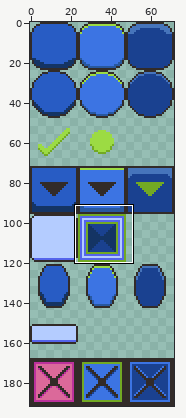
Edited in one commit: sprite sheet (MachinaAssets/Content/images/button-ninepatches.png). Above: a wide view before the commit, with the close-up outlined.
Close-up. As it was:
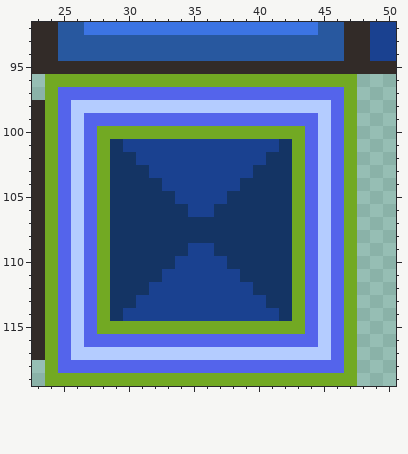
The file is 72x192 pixels. Shown: x 23..50, y 92..119.
The result:
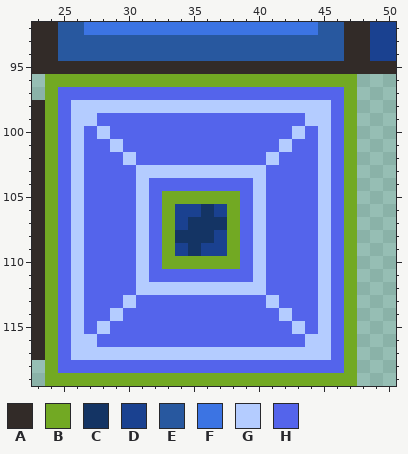
Palette (. is transparent): A #322b28  B #72a923  C #143464  D #1a4190  E #28589f  F #3c74e3  G #b4ccff  H #5464eb
The exact change:
@@ x 23..50 @@
  98 ABHGGGGGGGGGGGGGGGGGGGGHB...
- 99 ABHGHHHHHHHHHHHHHHHHHHGHB...
-100 ABHGHBBBBBBBBBBBBBBBBHGHB...
-101 ABHGHBCDDDDDDDDDDDDCBHGHB...
-102 ABHGHBCCDDDDDDDDDDCCBHGHB...
-103 ABHGHBCCCDDDDDDDDCCCBHGHB...
-104 ABHGHBCCCCDDDDDDCCCCBHGHB...
-105 ABHGHBCCCCCDDDDCCCCCBHGHB...
-106 ABHGHBCCCCCCDDCCCCCCBHGHB...
-107 ABHGHBCCCCCCCCCCCCCCBHGHB...
-108 ABHGHBCCCCCCCCCCCCCCBHGHB...
-109 ABHGHBCCCCCCDDCCCCCCBHGHB...
-110 ABHGHBCCCCCDDDDCCCCCBHGHB...
-111 ABHGHBCCCCDDDDDDCCCCBHGHB...
-112 ABHGHBCCCDDDDDDDDCCCBHGHB...
-113 ABHGHBCCDDDDDDDDDDCCBHGHB...
-114 ABHGHBCDDDDDDDDDDDDCBHGHB...
-115 ABHGHBBBBBBBBBBBBBBBBHGHB...
-116 ABHGHHHHHHHHHHHHHHHHHHGHB...
+ 99 ABHGGHHHHHHHHHHHHHHHHGGHB...
+100 ABHGHGHHHHHHHHHHHHHHGHGHB...
+101 ABHGHHGHHHHHHHHHHHHGHHGHB...
+102 ABHGHHHGHHHHHHHHHHGHHHGHB...
+103 ABHGHHHHGGGGGGGGGGHHHHGHB...
+104 ABHGHHHHGHHHHHHHHGHHHHGHB...
+105 ABHGHHHHGHBBBBBBHGHHHHGHB...
+106 ABHGHHHHGHBDDCDBHGHHHHGHB...
+107 ABHGHHHHGHBDCCCBHGHHHHGHB...
+108 ABHGHHHHGHBCCCDBHGHHHHGHB...
+109 ABHGHHHHGHBDCDDBHGHHHHGHB...
+110 ABHGHHHHGHBBBBBBHGHHHHGHB...
+111 ABHGHHHHGHHHHHHHHGHHHHGHB...
+112 ABHGHHHHGGGGGGGGGGHHHHGHB...
+113 ABHGHHHGHHHHHHHHHHGHHHGHB...
+114 ABHGHHGHHHHHHHHHHHHGHHGHB...
+115 ABHGHGHHHHHHHHHHHHHHGHGHB...
+116 ABHGGHHHHHHHHHHHHHHHHGGHB...
 117 ABHGGGGGGGGGGGGGGGGGGGGHB...
Where, in picture pixels (left, top, right, bottom), the same in both close-ups:
changed: (84, 113, 318, 347)
